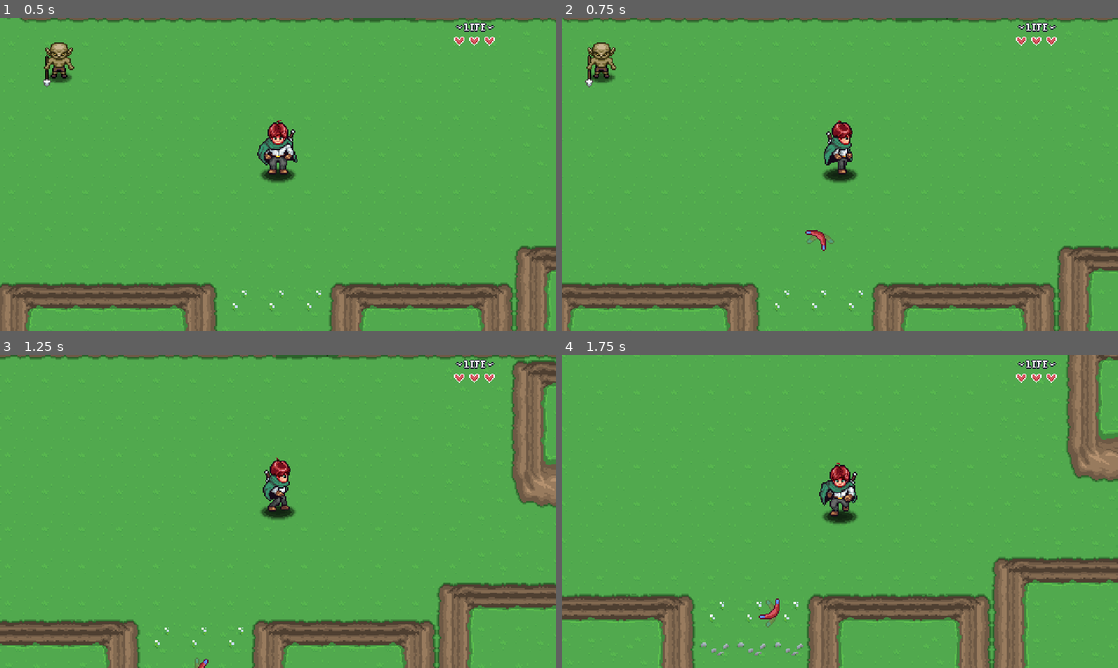
Above: before the commit, frames 1-4 (two rows, left to right).
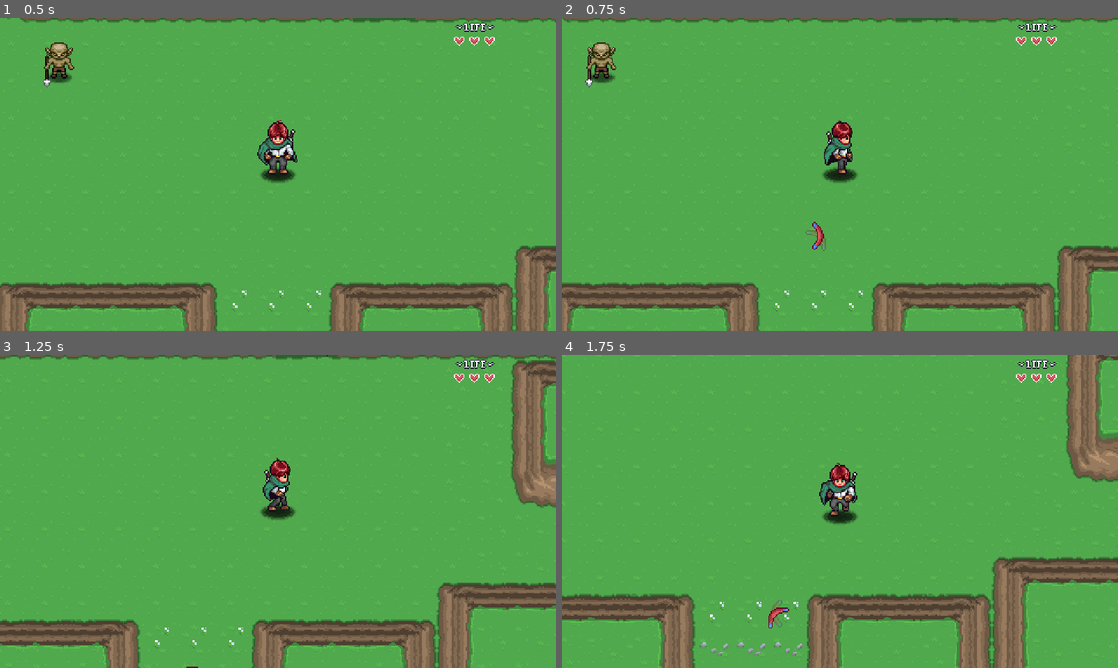
Above: after the commit, the same moments.

Repository: wangwenhao/aarpg
Game: Godot game, scene res://Levels/Area01/01.tscn
Two runs of this game, one before a commit and one after it. Both use one fixed random seed, a clock stepped at 60 frames per second and the inputs below. Sound files missing from this copy of the repository are replaced by a short silence.
Inputs:
- Up to frame 1 (0.5 s): no input
- Up to frame 2 (0.75 s): tap Enter at 0.5 s; hold D (right) from 0.53 s (still down); hold N (ability) from 0.53 s (still down)
- Up to frame 3 (1.25 s): keep holding D (right); keep holding N (ability)
- Up to frame 4 (1.75 s): release D (right) at 1.28 s; release N (ability) at 1.28 s; hold S (down) from 1.28 s (still down); tap J (attack) at 1.35 s

Frame 1 is identical in both runs. In frame 2, 0.2% of the frame differs, in the area x 43-49%, y 65-75%; in frame 3, less than 0.1%; in frame 4, 0.2%, in the area x 35-41%, y 77-88%.

Commit message:
添加回旋镖音效及动态动画

Diff:
--- a/00_Globals/global_player_manager.gd
+++ b/00_Globals/global_player_manager.gd
@@ -44,3 +44,7 @@
 func unparent_player(parent: Node2D) -> void:
 	# 将玩家从给定父节点中移除（注意：移除后需确保玩家被重新加入到场景树的某处或被销毁）
 	parent.remove_child(player)
+
+func play_audio(_audio: AudioStream) -> void:
+	player.audio.stream = _audio
+	player.audio.play()
--- a/Player/Scripts/Abilities/Boomerang/boomerang.gd
+++ b/Player/Abilities/Boomerang/boomerang.gd
@@ -9,8 +9,10 @@
 
 @export var acceleration: float = 500.0
 @export var max_speed: float = 400.0
+@export var catch_audio: AudioStream
 
 @onready var animation_player: AnimationPlayer = $AnimationPlayer
+@onready var audio: AudioStreamPlayer2D = $AudioStreamPlayer2D
 
 func _ready() -> void:
 	visible = false
@@ -26,12 +28,18 @@
 		direction = global_position.direction_to(player.global_position)
 		speed += acceleration * delta
 		if global_position.distance_to(player.global_position) < 10:
+			PlayerManager.play_audio(catch_audio)
 			queue_free()
 	position += direction * speed * delta
+
+	var speed_ratio = speed / max_speed
+	audio.pitch_scale = speed_ratio * 0.75 + 0.75
+	animation_player.speed_scale = 1 + ( speed_ratio * 0.25)
 
 func throw(throw_direction: Vector2) -> void:
 	direction = throw_direction
 	speed = max_speed
 	state = State.THROW
 	animation_player.play("boomerang")
+	PlayerManager.play_audio(catch_audio)
 	visible = true
--- a/Player/Scripts/Abilities/Boomerang/boomerang.tscn
+++ b/Player/Abilities/Boomerang/boomerang.tscn
@@ -1,11 +1,28 @@
-[gd_scene load_steps=9 format=3 uid="uid://bm417e7v2k6pf"]
+[gd_scene load_steps=11 format=3 uid="uid://bm417e7v2k6pf"]
 
-[ext_resource type="Script" uid="uid://hwmibuxly2un" path="res://Player/Scripts/Abilities/Boomerang/boomerang.gd" id="1_sywxq"]
-[ext_resource type="Texture2D" uid="uid://dwwflmlmr3dmr" path="res://Player/Scripts/Abilities/Boomerang/boomerang.png" id="2_tb1xw"]
+[ext_resource type="Script" uid="uid://hwmibuxly2un" path="res://Player/Abilities/Boomerang/boomerang.gd" id="1_sywxq"]
+[ext_resource type="Texture2D" uid="uid://dwwflmlmr3dmr" path="res://Player/Abilities/Boomerang/boomerang.png" id="2_tb1xw"]
+[ext_resource type="AudioStream" uid="uid://bvat020er56v8" path="res://Player/Audio/catch.wav" id="2_wbl0p"]
 [ext_resource type="PackedScene" uid="uid://dq06virodhfm8" path="res://GeneralNodes/HurtBox/hurt_box.tscn" id="3_u6sb7"]
+[ext_resource type="AudioStream" uid="uid://qrh6wrwdmxfb" path="res://Player/Abilities/Boomerang/boomerang.wav" id="4_erkn1"]
 
 [sub_resource type="CircleShape2D" id="CircleShape2D_tb1xw"]
 radius = 13.0
+
+[sub_resource type="Animation" id="Animation_u6sb7"]
+length = 0.001
+tracks/0/type = "value"
+tracks/0/imported = false
+tracks/0/enabled = true
+tracks/0/path = NodePath("Sprite2D:frame")
+tracks/0/interp = 1
+tracks/0/loop_wrap = true
+tracks/0/keys = {
+"times": PackedFloat32Array(0),
+"transitions": PackedFloat32Array(1),
+"update": 1,
+"values": [0]
+}
 
 [sub_resource type="Animation" id="Animation_tb1xw"]
 resource_name = "boomerang"
@@ -25,21 +42,6 @@
 "values": [0, 1, 2, 3, 4, 5, 6, 7]
 }
 
-[sub_resource type="Animation" id="Animation_u6sb7"]
-length = 0.001
-tracks/0/type = "value"
-tracks/0/imported = false
-tracks/0/enabled = true
-tracks/0/path = NodePath("Sprite2D:frame")
-tracks/0/interp = 1
-tracks/0/loop_wrap = true
-tracks/0/keys = {
-"times": PackedFloat32Array(0),
-"transitions": PackedFloat32Array(1),
-"update": 1,
-"values": [0]
-}
-
 [sub_resource type="AnimationLibrary" id="AnimationLibrary_u6sb7"]
 _data = {
 &"RESET": SubResource("Animation_u6sb7"),
@@ -51,6 +53,7 @@
 
 [node name="Boomerang" type="Node2D"]
 script = ExtResource("1_sywxq")
+catch_audio = ExtResource("2_wbl0p")
 
 [node name="Sprite2D" type="Sprite2D" parent="."]
 position = Vector2(0, -16)
@@ -77,3 +80,7 @@
 position = Vector2(0, -16)
 shape = SubResource("CircleShape2D_u6sb7")
 debug_color = Color(0.70196074, 0.4681597, 0, 0.41960785)
+
+[node name="AudioStreamPlayer2D" type="AudioStreamPlayer2D" parent="."]
+stream = ExtResource("4_erkn1")
+autoplay = true
--- a/Player/Scripts/Abilities/abilities.gd
+++ b/Player/Abilities/abilities.gd
@@ -1,6 +1,6 @@
 class_name PlayerAbilities extends Node
 
-const BOOMERANG = preload("res://Player/Scripts/Abilities/Boomerang/boomerang.tscn")
+const BOOMERANG = preload("res://Player/Abilities/Boomerang/boomerang.tscn")
 
 enum abilities {
 	BOOMERANG,
--- a/Player/Scripts/player.gd
+++ b/Player/Scripts/player.gd
@@ -14,6 +14,7 @@
 @onready var hit_box: HitBox = $HitBox
 @onready var sprite: Sprite2D = $Sprite2D  # 延迟获取精灵节点引用（用于翻转贴图）
 @onready var state_machine: PlayerStateMachine = $StateMachine  # 延迟获取玩家状态机节点引用
+@onready var audio: AudioStreamPlayer2D = $Audio/AudioStreamPlayer2D
 
 signal direction_changed(new_direction: Vector2)  # 当主要方向变更时发出的信号，携带新的方向向量
 signal player_damaged(hurt_box: HurtBox)
--- a/Player/player.tscn
+++ b/Player/player.tscn
@@ -16,7 +16,7 @@
 [ext_resource type="PackedScene" uid="uid://cqbkdkfmdrrfu" path="res://GeneralNodes/HitBox/hit_box.tscn" id="13_p5o4e"]
 [ext_resource type="AudioStream" uid="uid://dens5gnyujqla" path="res://Player/Audio/hit_player.wav" id="14_gu6f8"]
 [ext_resource type="Script" uid="uid://c6c8ntvqmafa3" path="res://Player/Scripts/push_area.gd" id="14_lfmf2"]
-[ext_resource type="Script" uid="uid://di25b22c046lu" path="res://Player/Scripts/Abilities/abilities.gd" id="17_pisgm"]
+[ext_resource type="Script" uid="uid://di25b22c046lu" path="res://Player/Abilities/abilities.gd" id="17_pisgm"]
 
 [sub_resource type="Animation" id="Animation_p5o4e"]
 length = 0.001
@@ -686,7 +686,7 @@
 [node name="Audio" type="Node2D" parent="."]
 
 [node name="AudioStreamPlayer2D" type="AudioStreamPlayer2D" parent="Audio"]
-max_polyphony = 4
+max_polyphony = 6
 
 [node name="Interactions" type="Node2D" parent="."]
 script = ExtResource("10_apopc")
Renamed: Player/Scripts/Abilities/Boomerang/boomerang.gd.uid -> Player/Abilities/Boomerang/boomerang.gd.uid
Renamed: Player/Scripts/Abilities/Boomerang/boomerang.png -> Player/Abilities/Boomerang/boomerang.png
Not shown, changed: Player/Abilities/Boomerang/boomerang.png.import
Not shown, changed: Player/Abilities/Boomerang/boomerang.wav.import
Renamed: Player/Scripts/Abilities/abilities.gd.uid -> Player/Abilities/abilities.gd.uid
Not shown, added: Player/Audio/catch.wav.import
Not shown, added: Player/Abilities/Boomerang/boomerang.wav
Not shown, added: Player/Audio/catch.wav
